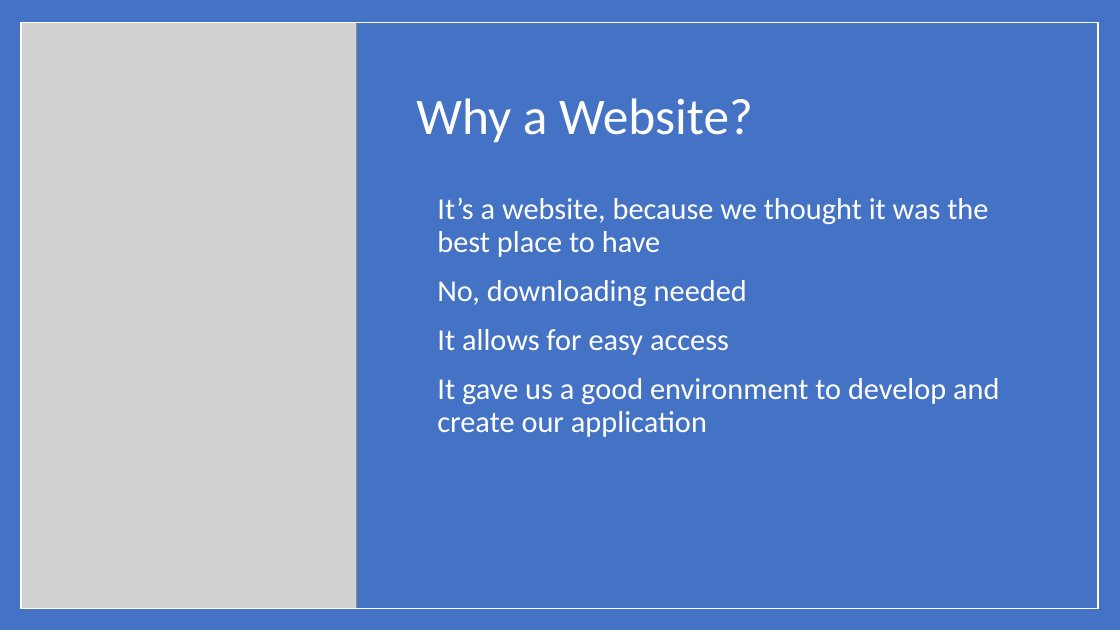
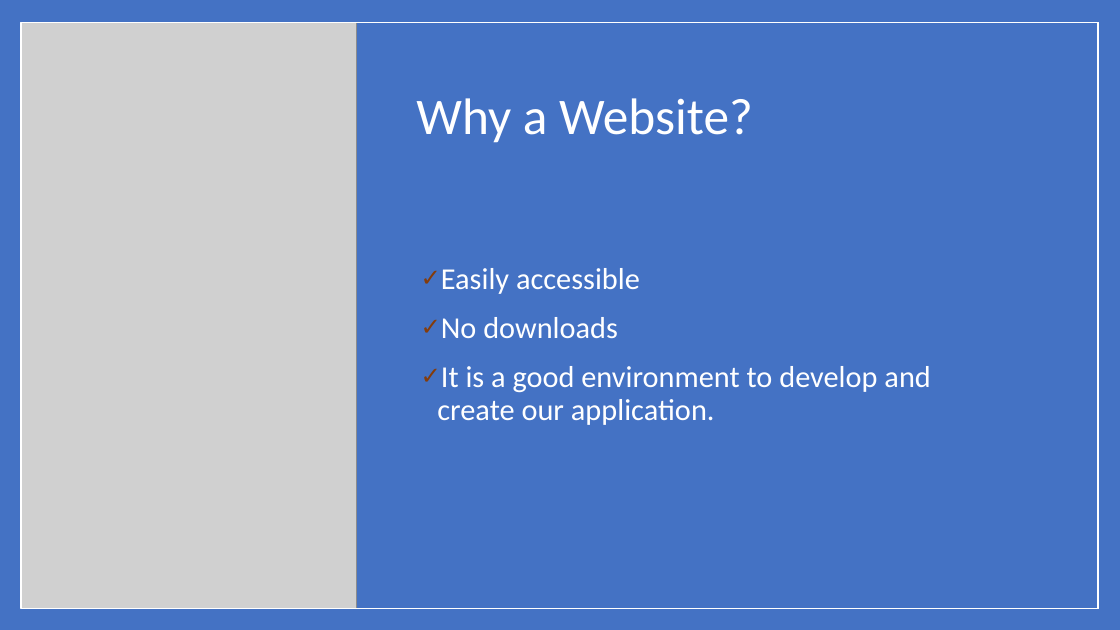
Before and after one commit to Dwaddle26/EncryptNotes, a slide deck: slide 3 of Phase 4 Documentation/Team_2_Presentation_4.pptx. Drawn at 1120x630 pixels with LibreOffice and Linux fonts; fonts in the diff are those of the drawing; grey boxes stand for pictures. Boxes give left, top, right and bottom in pixels: in the first picture for what was removed or moved away, otherwise in the second. Text is boxed around its words. In the diff, an @@ line names an element or a change of style, - is before the commit and + after.

```diff
--- a/Phase 4 Documentation/Team_2_Presentation_4.pptx
+++ b/Phase 4 Documentation/Team_2_Presentation_4.pptx
@@ text at [437,268,930,425]: text changed @@
-• It’s a website, because we thought it was the best place to have
-• No, downloading needed
-• It allows for easy access
-• It gave us a good environment to develop and create our application
+✓ Easily accessible
+✓ No downloads
+✓ It is a good environment to develop and create our application.
```
Also in this commit, not shown: 5 other slides changed, 3 other files.
